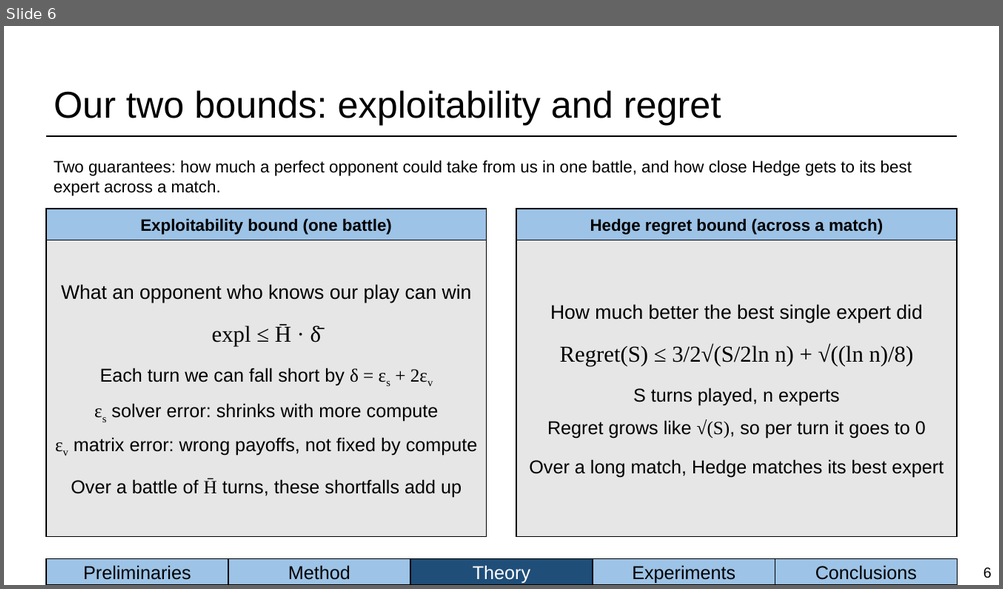
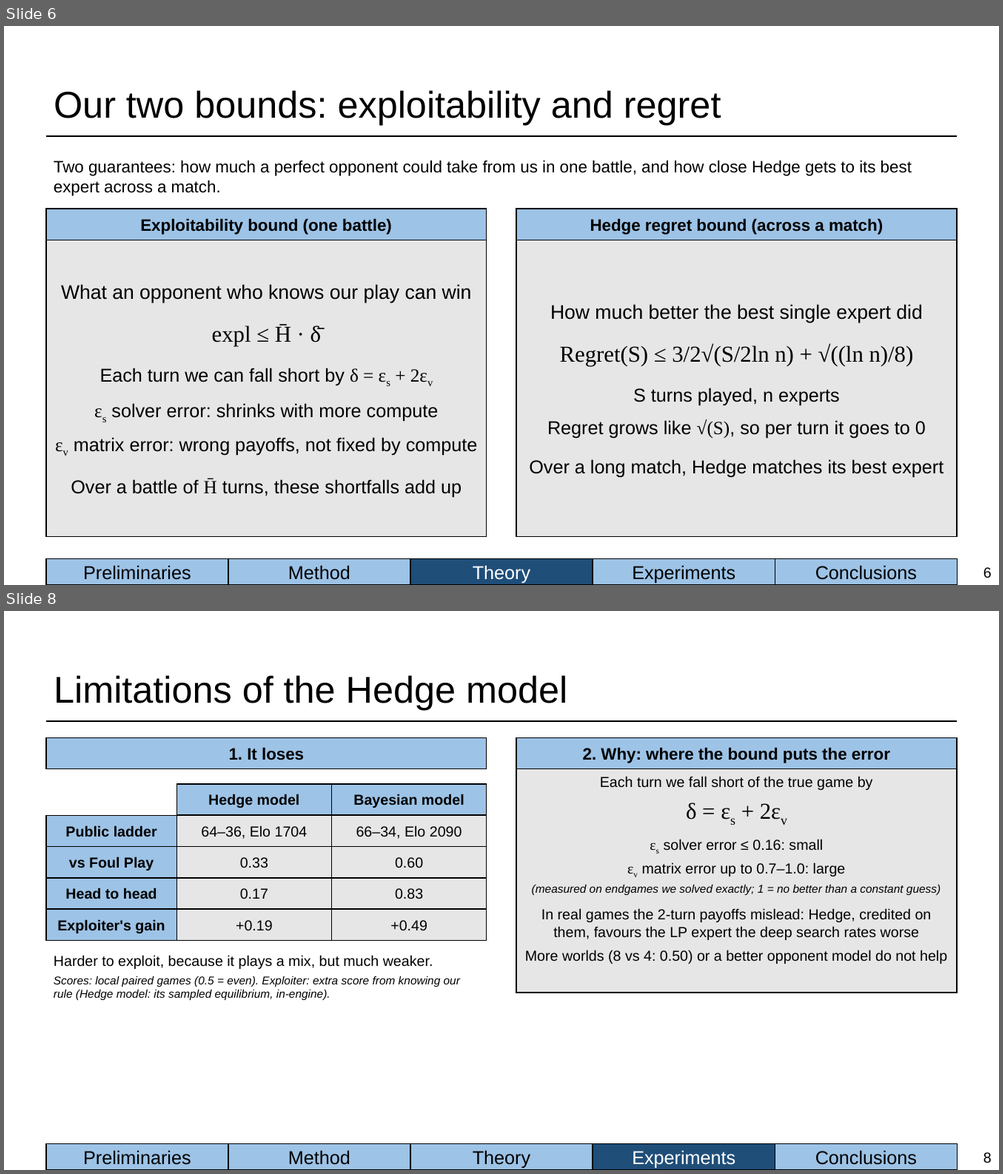
Before and after one commit to BioFanat/pokemon-equilibrium-engine, a slide deck: report/slides/deck.pptx. Shown one above the other, each under a label of ours: slide 6 before the commit, slides 6 and 8 after it; the slides between them are not shown. The pictures are 1003x589 and 1003x1174 pixels, drawn with LibreOffice and Linux fonts; fonts in the diff are those of the drawing. Boxes give left, top, right and bottom in pixels: in the first picture for what was removed or moved away, otherwise in the second. Text is boxed around its words. In the diff, an @@ line names an element or a change of style, - is before the commit and + after.

Commit message:
Preliminary vs Bayesian: single ladder table (64-36 / 66-34), Foul Play and exploitability comparison, new Figure 2, Figure 1 retitled by finding, Hedge-limitations slide

```diff
--- a/report/slides/deck.pptx
+++ b/report/slides/deck.pptx
@@ slide 8 added at [4,611,999,1170], background #FFFFFF; not listed: 4 template elements that a slide beside it also shows @@
@@ title added at [54,675,567,710], 36 pt, text #000000 @@
+Limitations of the Hedge model
@@ rectangle added at [46,738,486,769], fill #9DC3E6, outline #000000 1 pt, 16 pt, text #000000, bold @@
+1. It loses
@@ rectangle added at [517,738,957,769], fill #9DC3E6, outline #000000 1 pt, 16 pt, text #000000, bold @@
+2. Why: where the bound puts the error
@@ rectangle added at [177,784,333,815], fill #9DC3E6, outline #000000 1 pt, 14 pt, text #000000, bold @@
+Hedge model
@@ rectangle added at [332,784,486,815], fill #9DC3E6, outline #000000 1 pt, 14 pt, text #000000, bold @@
+Bayesian model
@@ rectangle added at [517,769,957,993], fill #E7E6E6, outline #000000 1 pt, 14 pt, text #000000 @@
+Each turn we fall short of the true game by
+δ = εs + 2εv
+εs solver error ≤ 0.16: small
+εv matrix error up to 0.7–1.0: large
+(measured on endgames we solved exactly; 1 = no better than a constant guess)
+In real games the 2-turn payoffs mislead: Hedge, credited on them, favours the LP expert the deep search rates worse
+More worlds (8 vs 4: 0.50) or a better opponent model do not help
@@ rectangle added at [46,815,177,847], fill #9DC3E6, outline #000000 1 pt, 14 pt, text #000000, bold @@
+Public ladder
@@ rectangle added at [177,815,333,847], fill #E7E6E6, outline #000000 1 pt, 14 pt, text #000000 @@
+64–36, Elo 1704
@@ rectangle added at [332,815,486,847], fill #E7E6E6, outline #000000 1 pt, 14 pt, text #000000 @@
+66–34, Elo 2090
@@ rectangle added at [46,847,177,878], fill #9DC3E6, outline #000000 1 pt, 14 pt, text #000000, bold @@
+vs Foul Play
@@ rectangle added at [177,847,333,878], fill #E7E6E6, outline #000000 1 pt, 14 pt, text #000000 @@
+0.33
@@ rectangle added at [332,847,486,878], fill #E7E6E6, outline #000000 1 pt, 14 pt, text #000000 @@
+0.60
@@ rectangle added at [46,878,177,909], fill #9DC3E6, outline #000000 1 pt, 14 pt, text #000000, bold @@
+Head to head
@@ rectangle added at [177,878,333,909], fill #E7E6E6, outline #000000 1 pt, 14 pt, text #000000 @@
+0.17
@@ rectangle added at [332,878,486,909], fill #E7E6E6, outline #000000 1 pt, 14 pt, text #000000 @@
+0.83
@@ rectangle added at [46,909,177,941], fill #9DC3E6, outline #000000 1 pt, 14 pt, text #000000, bold @@
+Exploiter's gain
@@ rectangle added at [177,909,333,941], fill #E7E6E6, outline #000000 1 pt, 14 pt, text #000000 @@
++0.19
@@ rectangle added at [332,909,486,941], fill #E7E6E6, outline #000000 1 pt, 14 pt, text #000000 @@
++0.49
@@ text added at [54,955,460,1001], 11 pt, text #000000, italic @@
+Harder to exploit, because it plays a mix, but much weaker.
+Scores: local paired games (0.5 = even). Exploiter: extra score from knowing our rule (Hedge model: its sampled equilibrium, in-engine).
@@ rectangle added at [410,1145,593,1170], fill #9DC3E6, outline #000000 1 pt, 18 pt, text #000000 @@
+Theory
@@ rectangle added at [593,1145,775,1170], fill #1F4E79, outline #000000 1 pt, 18 pt, text #FFFFFF @@
+Experiments
@@ page number added at [983,1153,991,1164], 14 pt, text #000000 @@
+8
```
Also in this commit, not shown: 3 slides changed, 11 other files.
